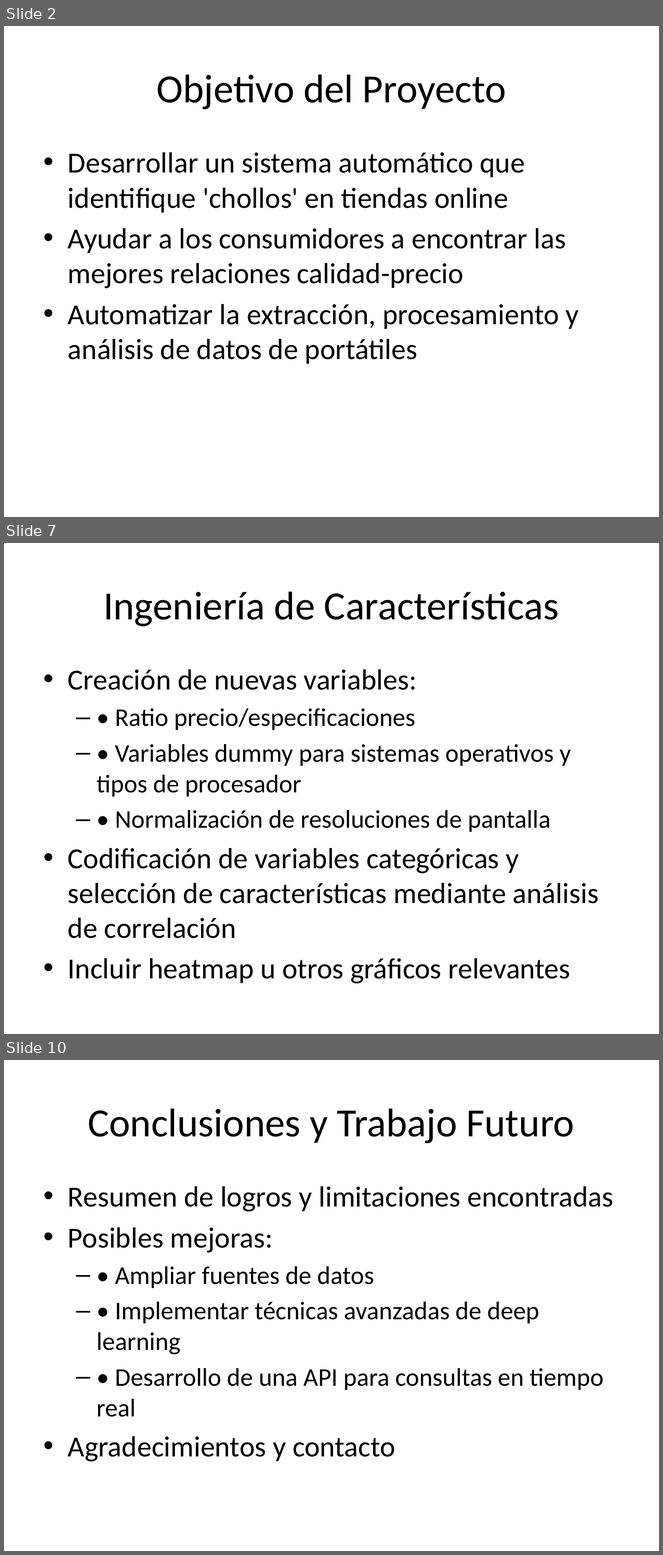
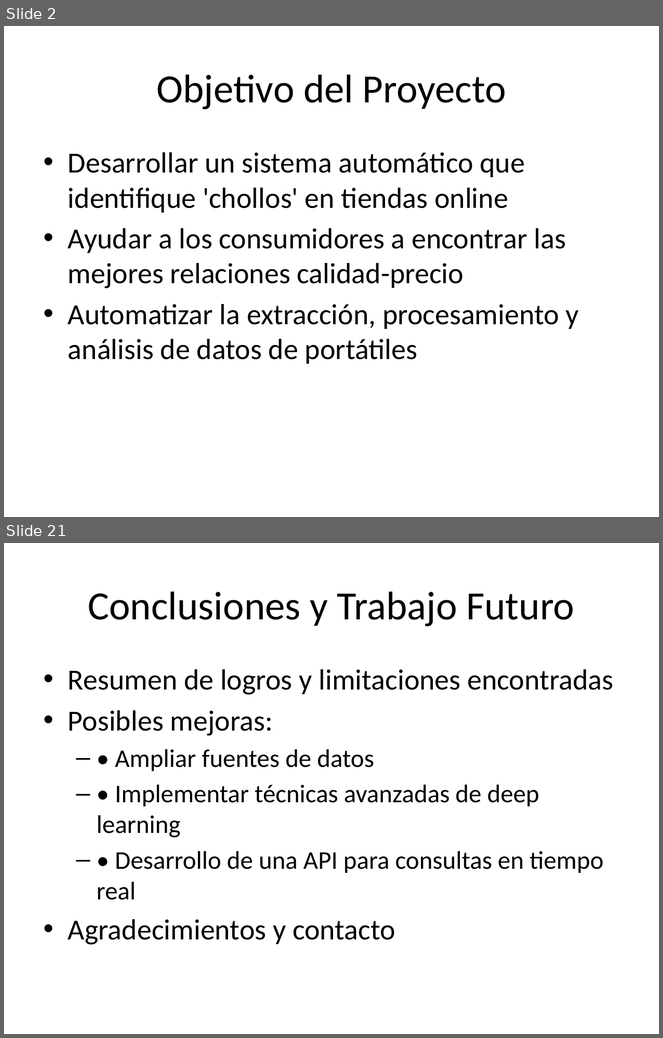
Before and after one commit to OlVeRaS94/PROYECTO-PIA-OFERTAS, a slide deck: presentacion_chollos.pptx. Shown one above the other, each under a label of ours: slides 2, 7 and 10 before the commit, slides 2 and 21 after it; the slides between them are not shown. The pictures are 663x1555 and 663x1038 pixels, drawn with LibreOffice and Linux fonts; fonts in the diff are those of the drawing. Boxes give left, top, right and bottom in pixels: in the first picture for what was removed or moved away, otherwise in the second. Text is boxed around its words. In the diff, an @@ line names an element or a change of style, - is before the commit and + after.

```diff
--- a/presentacion_chollos.pptx
+++ b/presentacion_chollos.pptx
@@ slide 7 removed at (4,543,659,1034), background #FFFFFF @@
@@ title removed at (103,591,559,627) @@
-Ingeniería de Características
@@ text removed at (68,669,599,984) @@
-• Creación de nuevas variables:
-  – • Ratio precio/especificaciones
-  – • Variables dummy para sistemas operativos y tipos de procesador
-  – • Normalización de resoluciones de pantalla
-• Codificación de variables categóricas y selección de características mediante análisis de correlación
-• Incluir heatmap u otros gráficos relevantes
@@ what was slide 10 is now slide 21 @@
```
Also in this commit, not shown: 3 slides changed, 16 slides added, 4 other slides removed.
